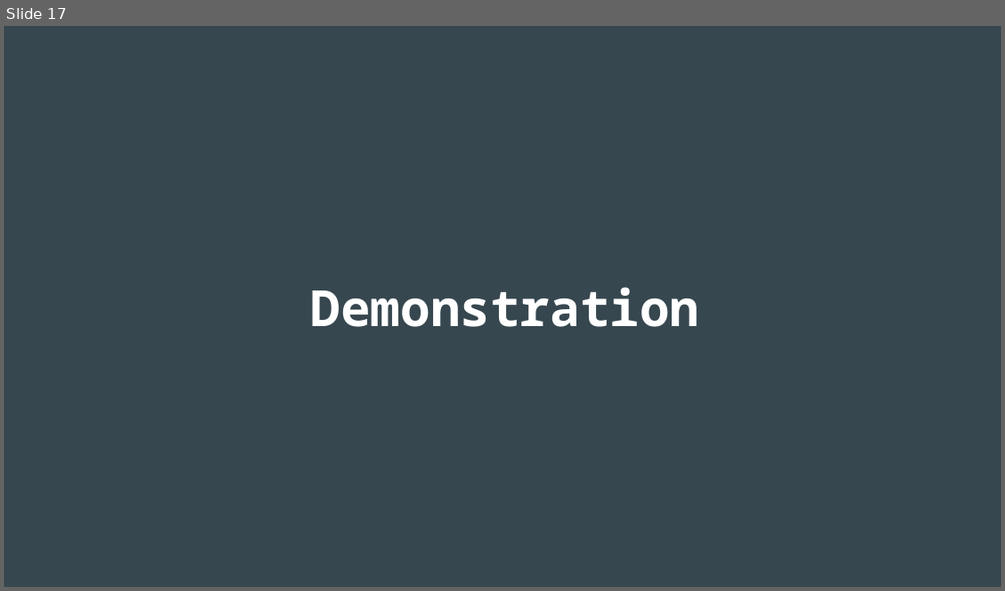
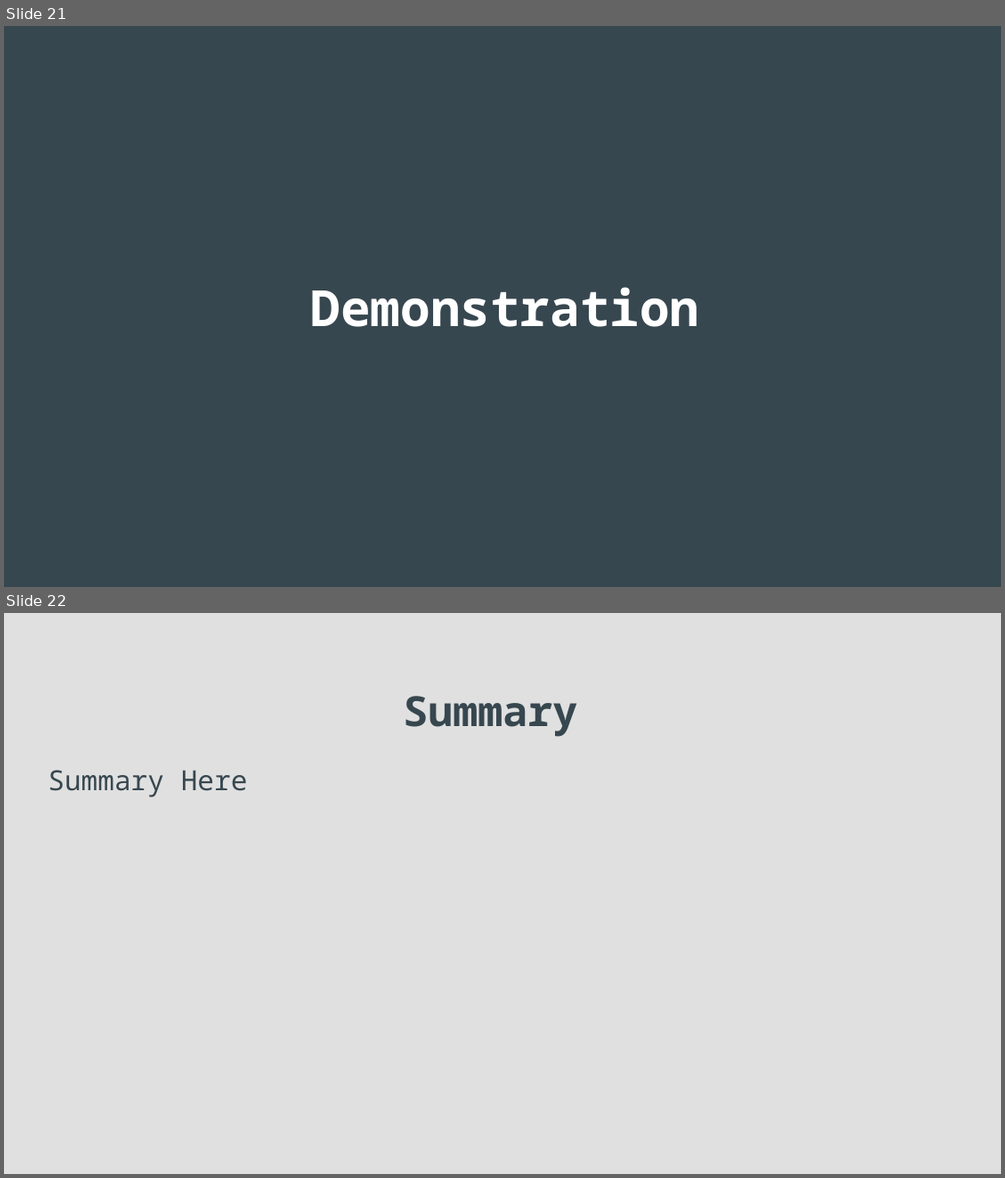
Before and after one commit to VikkiCGreen/HospitalManagement, a slide deck: Presentation/Software Engineering Presentation.pptx. Shown one above the other, each under a label of ours: slide 17 before the commit, slides 21 and 22 after it. The pictures are 1005x591 and 1005x1178 pixels, drawn with LibreOffice and Linux fonts; fonts in the diff are those of the drawing. Boxes give left, top, right and bottom in pixels: in the first picture for what was removed or moved away, otherwise in the second. Text is boxed around its words. In the diff, an @@ line names an element or a change of style, - is before the commit and + after.

```diff
--- a/Presentation/Software Engineering Presentation.pptx
+++ b/Presentation/Software Engineering Presentation.pptx
@@ slide 22 added at (4, 613, 1001, 1174), background #E0E0E0 @@
@@ title added at (403, 696, 577, 737), 30 pt, text #37474F, bold @@
+Summary
@@ text added at (48, 770, 248, 797), 20 pt, text #37474F @@
+Summary Here
@@ what was slide 17 is now slide 21 @@
```
Also in this commit, not shown: 4 slides changed, 4 other slides added, 1 slide removed.
